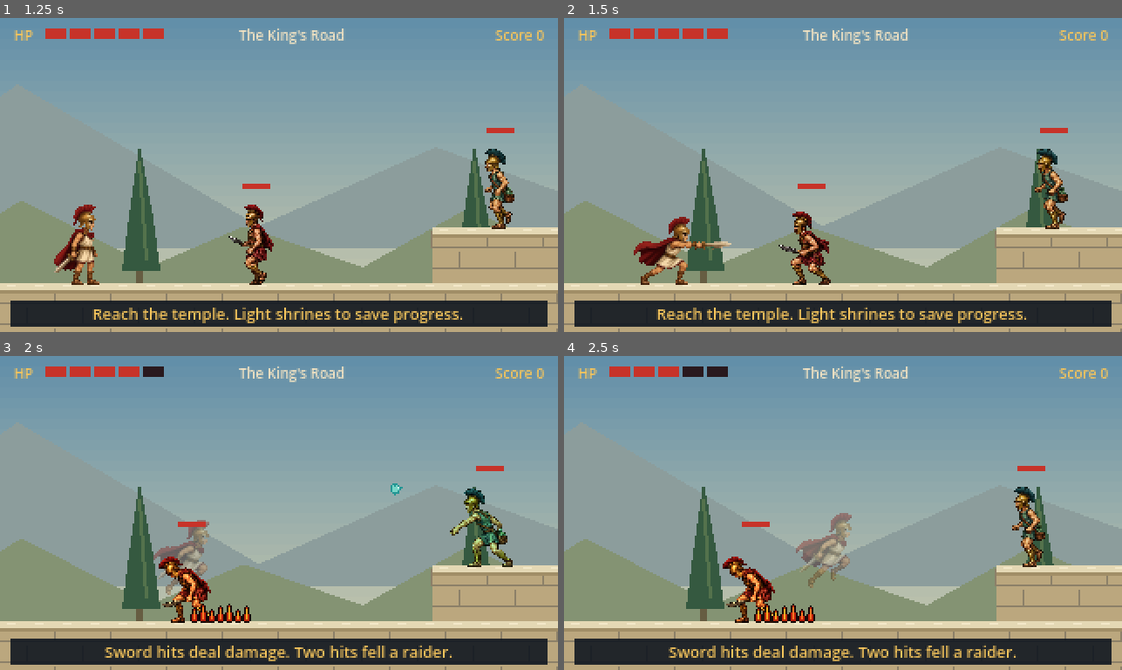
Above: before the commit, frames 1-4 (two rows, left to right).
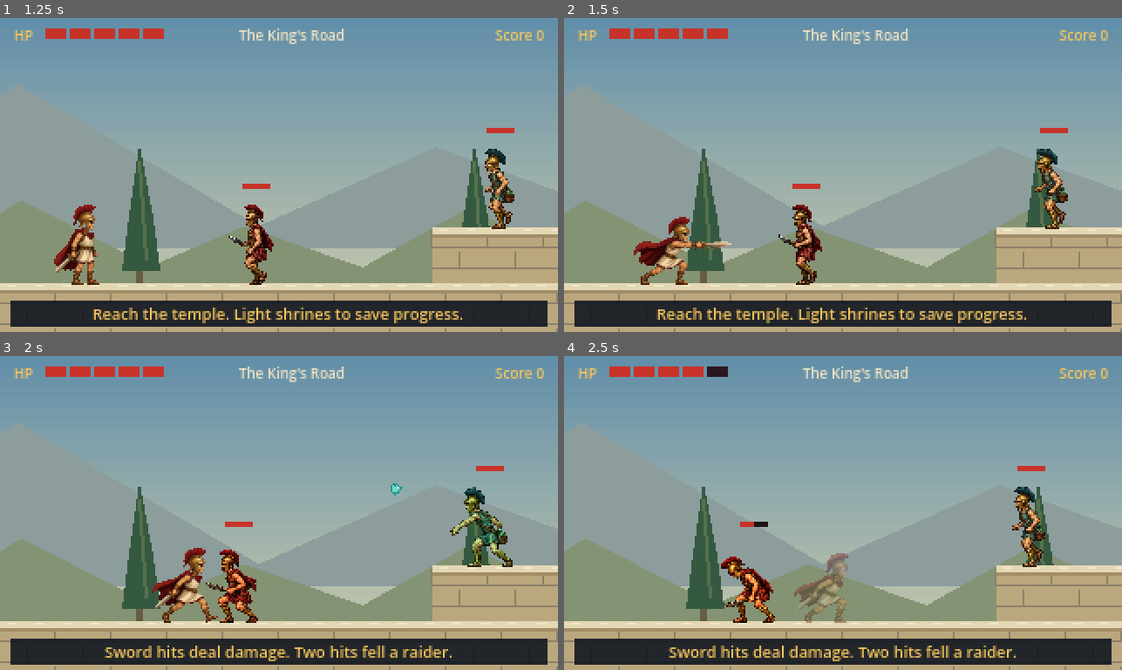
Above: after the commit, the same moments.

Repository: christsantiris/Theseus
Game: Godot game, scene res://scenes/main/main.tscn
The game is run twice, just before and just after one commit, with the same random seed, the same clock (stepped at 60 frames per second) and the same inputs.
Inputs:
- Up to frame 1 (1.25 s): click "New Game" at 0.5 s
- Up to frame 2 (1.5 s): tap Enter at 1.25 s; hold D (move_right) from 1.28 s (still down); tap Space (attack) at 1.35 s
- Up to frame 3 (2 s): keep holding D (move_right); tap Up (jump) at 1.52 s
- Up to frame 4 (2.5 s): keep holding D (move_right); tap Space (attack) at 2.1 s; tap Up (jump) at 2.27 s

Frame 1 is identical in both runs. In frame 2, 1.1% of the frame differs, in the area x 38-48%, y 52-85%; in frame 3, 3.4%, in the area x 25-47%, y 3-85%; in frame 4, 2.9%.

Commit message:
Update raider behavior and temple gate

Diff:
--- a/docs/enemy_sprite_prompts.json
+++ b/docs/enemy_sprite_prompts.json
@@ -4,7 +4,7 @@
 	"prompts": {
 		"hoplite": "Use case: style-transfer.\nAsset type: production pixel-art sprite atlas for an SNES-style Godot platform …(1503 unchanged characters)…
 		"peltast": "Use case: style-transfer. Asset type: production pixel-art animation sprite sheet for a Godot SNES-style  …(1664 unchanged characters)…
-		"raider": "Use case: style-transfer. Asset type: productio …(1213 unchanged characters)… e points toward right in attack frame. NO fire or smoke in the sheet: fire trails are separate game objects.\nPreserve 72x56 cell layout, seven fra …(406 unchanged characters)…
+		"raider": "Use case: style-transfer. Asset type: productio …(1213 unchanged characters)… e points toward right in attack frame. No fire or smoke in the sheet.\nPreserve 72x56 cell layout, seven fra …(406 unchanged characters)…
 	},
 	"notes": "Production art briefs adapted from the generation prompts; input labels use neutral source-atlas descriptions."
 }
--- a/scenes/enemies/fire_patch.gd
+++ /dev/null
@@ -1,14 +0,0 @@
-extends Area2D
-
-var _life := 1.05
-
-
-func _physics_process(delta: float) -> void:
-	_life -= delta
-	if _life <= 0.0:
-		queue_free()
-		return
-	modulate = Color(1.0, 0.75 + 0.2 * sin(_life * 28.0), 0.55)
-	for body in get_overlapping_bodies():
-		if body.has_method("hurt"):
-			body.hurt(1)
--- a/scenes/enemies/fire_patch.tscn
+++ /dev/null
@@ -1,22 +0,0 @@
-[gd_scene load_steps=4 format=3]
-
-[ext_resource type="Script" path="res://scenes/enemies/fire_patch.gd" id="1_fire"]
-[ext_resource type="Texture2D" path="res://assets/art/characters/fire_patch.png" id="2_fire"]
-
-[sub_resource type="RectangleShape2D" id="RectangleShape2D_fire"]
-size = Vector2(20, 8)
-
-[node name="FirePatch" type="Area2D"]
-collision_layer = 16
-collision_mask = 2
-monitoring = true
-monitorable = false
-script = ExtResource("1_fire")
-
-[node name="Sprite2D" type="Sprite2D" parent="."]
-position = Vector2(0, -5)
-texture = ExtResource("2_fire")
-
-[node name="CollisionShape2D" type="CollisionShape2D" parent="."]
-position = Vector2(0, -4)
-shape = SubResource("RectangleShape2D_fire")
--- a/scenes/enemies/raider.gd
+++ b/scenes/enemies/raider.gd
@@ -1,13 +1,20 @@
 extends "res://scenes/enemies/enemy.gd"
 
 const TEXTURE := preload("res://assets/art/characters/raider.png")
-const FIRE_PATCH := preload("res://scenes/enemies/fire_patch.tscn")
+const ENGAGE_RANGE := 64.0
+const WINDUP_SECONDS := 0.45
+const LUNGE_SECONDS := 0.22
+const LUNGE_SPEED := 120.0
+const RECOVERY_SECONDS := 0.85
+const ATTACK_COOLDOWN := 1.25
+
+@onready var sword_strike: Area2D = $SwordStrike
 
 var _state := "patrol"
 var _state_time := 0.0
 var _cooldown := 0.8
 var _flash := 0.0
-var _second_fire := false
+var _strike_hits: Dictionary = {}
 
 
 func _ready() -> void:
@@ -28,46 +35,46 @@
 	_bind_frames(frames)
 
 
+func _deals_contact() -> bool:
+	# Only the sword deals damage during a lunge, including when bodies overlap.
+	return false
+
+
 func _tick(delta: float) -> void:
 	_state_time += delta
 	_flash = maxf(_flash - delta, 0.0)
 	if not is_on_floor():
 		velocity.x = 0.0
+		if _state == "lunge":
+			_enter("recover")
 		_tint()
 		return
 	if _state == "patrol":
 		_patrol(walk_speed)
 		_play("walk")
-		_cooldown -= delta
-		var ready := _cooldown <= 0.0 and (_player_close(110.0) or _state_time > 2.2)
-		if ready:
-			if _player_close(110.0):
-				_face_player(48.0)
+		_cooldown = maxf(_cooldown - delta, 0.0)
+		if _cooldown <= 0.0 and _can_engage():
+			_face_player(24.0)
 			if _can_lunge():
 				_enter("windup")
 	elif _state == "windup":
 		velocity.x = 0.0
-		_play("windup")
-		if _state_time >= 0.22:
-			_second_fire = false
-			_enter("lunge")
-			_drop_fire()
+		if _state_time >= WINDUP_SECONDS:
+			# Commit to the telegraphed direction; stepping past him causes a miss.
+			if _can_lunge():
+				_enter("lunge")
+			else:
+				_enter("recover")
 	elif _state == "lunge":
-		velocity.x = direction * 130.0
-		_play("lunge")
-		_set_body(32.0, 24.0, Vector2(direction * 8.0, -12.0))
-		if _state_time >= 0.12 and not _second_fire:
-			_second_fire = true
-			_drop_fire()
-		if _state_time >= 0.24 or not _inside_patrol(4.0):
-			_set_body(body_half_width * 2.0, body_height, Vector2(0, -body_height * 0.5))
+		if _state_time >= LUNGE_SECONDS or is_on_wall() or not _inside_patrol(4.0) or not _floor_ahead():
 			_enter("recover")
+		else:
+			velocity.x = direction * LUNGE_SPEED
+			_hurt_sword_overlaps()
 	elif _state == "recover":
 		velocity.x = 0.0
-		_play("recover")
-		_set_body(body_half_width * 2.0, body_height, Vector2(0, -body_height * 0.5))
-		if _state_time >= 0.85:
-			_cooldown = 1.25
+		if _state_time >= RECOVERY_SECONDS:
+			_cooldown = ATTACK_COOLDOWN
 			_enter("patrol")
 	_tint()
 
@@ -80,26 +87,73 @@
 		_flash = 0.08
 
 
+func _can_engage() -> bool:
+	var player := _player()
+	if player == null or player.get("health") == 0 or not _player_close(ENGAGE_RANGE, 24.0):
+		return false
+	var query := PhysicsRayQueryParameters2D.create(
+		global_position + Vector2(0, -20),
+		player.global_position + Vector2(0, -20),
+		1
+	)
+	return get_world_2d().direct_space_state.intersect_ray(query).is_empty()
+
+
 func _can_lunge() -> bool:
-	var dest := global_position.x + direction * 36.0
-	return dest > patrol_left + 8.0 and dest < patrol_right - 8.0
+	# Patrol limits constrain the body origin; terrain probes include its leading edge.
+	var destination_x := global_position.x + direction * LUNGE_SPEED * LUNGE_SECONDS
+	var leading_x := destination_x + direction * 24.0
+	if destination_x <= patrol_left + 8.0 or destination_x >= patrol_right - 8.0:
+		return false
+	var space := get_world_2d().direct_space_state
+	var wall := PhysicsRayQueryParameters2D.create(
+		global_position + Vector2(0, -12),
+		Vector2(leading_x, global_position.y - 12),
+		1
+	)
+	if not space.intersect_ray(wall).is_empty():
+		return false
+	var floor_probe := PhysicsRayQueryParameters2D.create(
+		Vector2(leading_x, global_position.y - 4),
+		Vector2(leading_x, global_position.y + 16),
+		1
+	)
+	return not space.intersect_ray(floor_probe).is_empty()
 
 
 func _enter(next: String) -> void:
 	_state = next
 	_state_time = 0.0
+	velocity.x = 0.0
+	sword_strike.position = Vector2(direction * 18.0, -20.0)
+	if next == "lunge":
+		_strike_hits.clear()
+		_set_body(32.0, 24.0, Vector2(direction * 8.0, -12.0))
+		velocity.x = direction * LUNGE_SPEED
+		_play("lunge")
+	else:
+		_set_body(body_half_width * 2.0, body_height, Vector2(0, -body_height * 0.5))
+		if next == "windup":
+			_play("windup")
+		elif next == "recover":
+			_play("recover")
 
 
-func _drop_fire() -> void:
-	var fire := FIRE_PATCH.instantiate()
-	fire.global_position = global_position + Vector2(direction * 8.0, 0.0)
-	fire.process_mode = Node.PROCESS_MODE_PAUSABLE
-	get_parent().add_child(fire)
+func _hurt_sword_overlaps() -> void:
+	for body in sword_strike.get_overlapping_bodies():
+		if not body.is_in_group("player") or not body.has_method("hurt"):
+			continue
+		var id := body.get_instance_id()
+		if not _strike_hits.has(id):
+			_strike_hits[id] = true
+			body.hurt(1)
 
 
 func _tint() -> void:
 	if _flash > 0.0:
 		sprite.modulate = Color(1.7, 1.7, 1.7)
+	elif _state == "windup":
+		sprite.modulate = Color(1.15, 0.95, 0.8)
 	elif _state == "recover":
 		sprite.modulate = Color(1.25, 1.05, 0.72)
 	else:
--- a/scenes/enemies/raider.tscn
+++ b/scenes/enemies/raider.tscn
@@ -1,9 +1,12 @@
-[gd_scene load_steps=3 format=3]
+[gd_scene load_steps=4 format=3]
 
 [ext_resource type="Script" path="res://scenes/enemies/raider.gd" id="1_raider"]
 
 [sub_resource type="RectangleShape2D" id="RectangleShape2D_body"]
 size = Vector2(16, 36)
+
+[sub_resource type="RectangleShape2D" id="SwordShape"]
+size = Vector2(26, 12)
 
 [node name="Raider" type="CharacterBody2D"]
 collision_layer = 4
@@ -25,3 +28,12 @@
 [node name="CollisionShape2D" type="CollisionShape2D" parent="Contact"]
 position = Vector2(0, -18)
 shape = SubResource("RectangleShape2D_body")
+
+[node name="SwordStrike" type="Area2D" parent="."]
+position = Vector2(18, -20)
+collision_layer = 0
+collision_mask = 2
+monitorable = false
+
+[node name="CollisionShape2D" type="CollisionShape2D" parent="SwordStrike"]
+shape = SubResource("SwordShape")
--- a/scenes/levels/level_geometry.gd
+++ b/scenes/levels/level_geometry.gd
@@ -48,12 +48,8 @@
 		_olive(x)
 	for x in range(2912, 3712, 128):
 		_aqueduct(x)
-	for x in range(3952, 4680, 128):
+	for x in range(3952, 4600, 128):
 		_column(x, 76, true)
-	# The temple is visible above its final gate before the player reaches it.
-	draw_rect(Rect2(4656, 57, 144, 8), Color("c4b996"))
-	draw_colored_polygon(PackedVector2Array([Vector2(4648, 57), Vector2(4728, 28), Vector2(4808, 57)]), CAP)
-	draw_line(Vector2(4664, 54), Vector2(4792, 54), SEAM, 2)
 	_stone(Rect2(0, Layout.FLOOR_Y, Layout.WIDTH, 40))
 	for platform: Rect2 in Layout.PLATFORMS:
 		_stone(platform)
--- a/scenes/objects/temple_gate.gd
+++ b/scenes/objects/temple_gate.gd
@@ -23,19 +23,37 @@
 
 
 func _draw() -> void:
-	for x in [-32, 32]:
-		draw_rect(Rect2(x - 6, -80, 12, 80), Color("e2d4ad"))
-		draw_rect(Rect2(x - 8, -82, 16, 5), Color("f4e7c7"))
-		draw_rect(Rect2(x - 8, -4, 16, 4), Color("b7a47d"))
-		draw_line(Vector2(x + 2, -76), Vector2(x + 2, -6), Color("b7a47d"), 2)
-	draw_rect(Rect2(-40, -89, 80, 9), Color("e2d4ad"))
-	draw_rect(Rect2(-26, -79, 52, 79), Color("343e40"))
+	var marble := Color("e2d4ad")
+	var highlight := Color("f4e7c7")
+	var shadow := Color("b7a47d")
+	var step := Color("cbb98a")
+	# Three centered steps. The widest is the bottom course.
+	draw_rect(Rect2(-48, -6, 96, 6), step)
+	draw_rect(Rect2(-48, -6, 96, 2), highlight)
+	draw_rect(Rect2(-40, -11, 80, 5), marble)
+	draw_rect(Rect2(-34, -16, 68, 5), Color("d8c89a"))
+	# Door void, centered between the inner pair of columns.
+	draw_rect(Rect2(-10, -74, 20, 58), Color("343e40"))
+	for x in [-36, -14, 14, 36]:
+		_pillar(x, marble, highlight, shadow)
+	draw_rect(Rect2(-46, -90, 92, 8), marble)
+	draw_rect(Rect2(-46, -90, 92, 2), highlight)
+	draw_colored_polygon(PackedVector2Array([Vector2(-46, -90), Vector2(0, -114), Vector2(46, -90)]), marble)
+	draw_colored_polygon(PackedVector2Array([Vector2(-34, -90), Vector2(0, -106), Vector2(34, -90)]), Color("8d4d3c"))
+	draw_rect(Rect2(-4, -118, 8, 6), Color("e2b34a"))
 	if not unlocked:
-		for x in range(-22, 27, 8):
-			draw_rect(Rect2(x, -76, 3, 76), Color("ad8442"))
-		draw_rect(Rect2(-24, -48, 48, 4), Color("c99a4d"))
-		draw_rect(Rect2(-24, -24, 48, 4), Color("c99a4d"))
+		for x in range(-8, 9, 4):
+			draw_rect(Rect2(x, -72, 2, 56), Color("ad8442"))
+		draw_rect(Rect2(-10, -52, 20, 3), Color("c99a4d"))
+		draw_rect(Rect2(-10, -32, 20, 3), Color("c99a4d"))
 	else:
-		draw_rect(Rect2(-23, -76, 4, 76), Color("ad8442"))
-		draw_rect(Rect2(20, -76, 4, 76), Color("ad8442"))
-		draw_colored_polygon(PackedVector2Array([Vector2(-10, -29), Vector2(4, -29), Vector2(4, -35), Vector2(14, -26), Vector2(4, -17), Vector2(4, -23), Vector2(-10, -23)]), Color("f0d185"))
+		draw_rect(Rect2(-12, -72, 3, 56), Color("ad8442"))
+		draw_rect(Rect2(9, -72, 3, 56), Color("ad8442"))
+
+
+func _pillar(x: int, marble: Color, highlight: Color, shadow: Color) -> void:
+	draw_rect(Rect2(x - 7, -20, 14, 4), shadow)
+	draw_rect(Rect2(x - 5, -76, 10, 56), marble)
+	draw_rect(Rect2(x - 5, -76, 3, 56), highlight)
+	draw_line(Vector2(x + 3, -74), Vector2(x + 3, -20), shadow, 1)
+	draw_rect(Rect2(x - 7, -82, 14, 6), highlight)
--- a/scenes/objects/temple_gate.tscn
+++ b/scenes/objects/temple_gate.tscn
@@ -3,10 +3,10 @@
 [ext_resource type="Script" path="res://scenes/objects/temple_gate.gd" id="1_gate"]
 
 [sub_resource type="RectangleShape2D" id="BarrierShape"]
-size = Vector2(8, 80)
+size = Vector2(20, 60)
 
 [sub_resource type="RectangleShape2D" id="FinishShape"]
-size = Vector2(32, 56)
+size = Vector2(16, 48)
 
 [node name="TempleGate" type="Node2D"]
 script = ExtResource("1_gate")
@@ -16,7 +16,7 @@
 collision_mask = 0
 
 [node name="CollisionShape2D" type="CollisionShape2D" parent="Barrier"]
-position = Vector2(-8, -40)
+position = Vector2(0, -46)
 shape = SubResource("BarrierShape")
 
 [node name="Finish" type="Area2D" parent="."]
@@ -24,5 +24,5 @@
 collision_mask = 2
 
 [node name="CollisionShape2D" type="CollisionShape2D" parent="Finish"]
-position = Vector2(16, -26)
+position = Vector2(0, -40)
 shape = SubResource("FinishShape")
--- /dev/null
+++ b/tests/raider_behavior.gd
@@ -0,0 +1,135 @@
+extends SceneTree
+
+# Run: godot --headless --path . --script res://tests/raider_behavior.gd --fixed-fps 60
+class Target:
+	extends CharacterBody2D
+	var health := 5
+	var hits := 0
+
+	func hurt(amount: int) -> void:
+		health -= amount
+		hits += 1
+
+
+var failures: Array[String] = []
+
+
+func _initialize() -> void:
+	call_deferred("_run")
+
+
+func _expect(condition: bool, message: String) -> void:
+	if not condition:
+		failures.append(message)
+		push_error(message)
+
+
+func _frames(count: int) -> void:
+	for index in count:
+		await physics_frame
+
+
+func _solid(rectangle: Rect2) -> StaticBody2D:
+	var body := StaticBody2D.new()
+	body.position = rectangle.get_center()
+	body.collision_layer = 1
+	body.collision_mask = 0
+	var collision := CollisionShape2D.new()
+	var shape := RectangleShape2D.new()
+	shape.size = rectangle.size
+	collision.shape = shape
+	body.add_child(collision)
+	root.add_child(body)
+	return body
+
+
+func _until(raider: Node, state: String, limit: int = 90) -> bool:
+	for frame in limit:
+		await physics_frame
+		if raider._state == state:
+			return true
+	return false
+
+
+func _run() -> void:
+	_solid(Rect2(0, 152, 600, 32))
+	var player := Target.new()
+	player.collision_layer = 2
+	player.collision_mask = 1
+	player.position = Vector2(500, 152)
+	var collision := CollisionShape2D.new()
+	var shape := RectangleShape2D.new()
+	shape.size = Vector2(14, 36)
+	collision.shape = shape
+	collision.position.y = -18
+	player.add_child(collision)
+	root.add_child(player)
+	player.add_to_group("player")
+	var raider = load("res://scenes/enemies/raider.tscn").instantiate()
+	raider.position = Vector2(200, 152)
+	raider.direction = -1
+	raider.patrol_left = 48.0
+	raider.patrol_right = 400.0
+	root.add_child(raider)
+	await _frames(200)
+	_expect(raider._state == "patrol", "No timer-driven attacks against a distant player")
+	player.position = raider.position + Vector2(32, -72)
+	await _frames(20)
+	_expect(raider._state == "patrol", "No attacks against a player on a different elevation")
+	raider.set_physics_process(false)
+	raider.position = Vector2(200, 152)
+	player.position = Vector2(248, 152)
+	raider.direction = 1
+	var wall := _solid(Rect2(224, 72, 8, 80))
+	await _frames(3)
+	_expect(not raider._can_engage(), "A wall blocks engagement")
+	_expect(not raider._can_lunge(), "A wall blocks the lunge path")
+	wall.free()
+	await _frames(3)
+	raider.position = Vector2(570, 152)
+	raider.patrol_right = 800.0
+	_expect(not raider._can_lunge(), "Raider will not charge off an unsupported edge")
+	raider.position = Vector2(200, 152)
+	raider.patrol_right = 400.0
+	player.position = Vector2(240, 152)
+	raider._cooldown = 0.0
+	raider.set_physics_process(true)
+	_expect(await _until(raider, "windup"), "Nearby visible player triggers a windup")
+	player.position = raider.position + Vector2(10, 0)
+	await _frames(12)
+	_expect(raider._state == "windup", "Windup remains readable for at least 0.2 seconds")
+	_expect(player.hits == 0, "Overlapping during windup causes no contact damage")
+	player.position = raider.position + Vector2(-12, 0)
+	_expect(await _until(raider, "lunge"), "Windup leads to a sword lunge")
+	_expect(raider.direction == 1, "Lunge commits to the telegraphed direction")
+	_expect(await _until(raider, "recover"), "Lunge ends in recovery")
+	_expect(player.hits == 0, "Stepping behind the windup baits a miss")
+	player.position = raider.position
+	await _frames(15)
+	_expect(player.hits == 0 and raider._state == "recover", "Recovery is a safe counterattack opening")
+	raider.position = Vector2(200, 152)
+	raider.direction = 1
+	raider._enter("patrol")
+	raider._cooldown = 0.0
+	player.position = Vector2(240, 152)
+	_expect(await _until(raider, "windup"), "A second attack can begin")
+	_expect(await _until(raider, "lunge"), "Second attack reaches its active phase")
+	_expect(await _until(raider, "recover"), "Second attack completes")
+	_expect(player.hits == 1 and player.health == 4, "A sword lunge deals exactly one damage, without repeated contact hits")
+	_expect(root.get_child_count() == 6, "Attacks spawn no extra hazard nodes")
+	var awarded := {"points": 0}
+	raider.defeated.connect(func(points: int) -> void: awarded.points += points)
+	raider.sword_hit()
+	_expect(raider.alive and raider.hp == 1, "First sword hit still damages Raider")
+	raider.sword_hit()
+	_expect(not raider.alive and awarded.points == 100, "Second sword hit defeats Raider and awards 100 points")
+	for child in root.get_node("GameMusic").get_children():
+		if child is AudioStreamPlayer:
+			child.stop()
+			child.stream = null
+	OS.delay_msec(150)
+	if failures.is_empty():
+		print("PASS: Raider proximity, elevation, line of sight, wall/ledge safety, telegraph, committed lunge, single sword hit, recovery, no spawned hazards, damage and score.")
+	else:
+		print("FAILURES: ", failures)
+	quit(0 if failures.is_empty() else 1)
Binary file removed: assets/art/characters/fire_patch.png
Not shown, removed: assets/art/characters/fire_patch.png.import
Not shown, removed: scenes/enemies/fire_patch.gd.uid
Not shown, changed: docs/enemy_art.md
